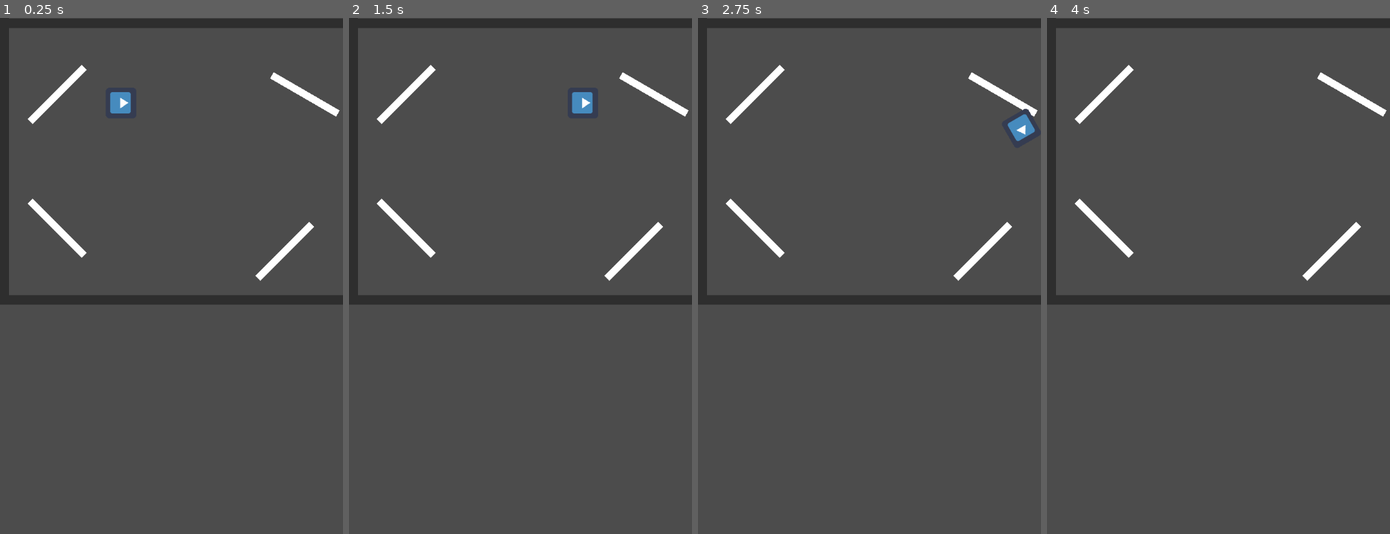
Above: before the commit, frames 1-4 (left to right).
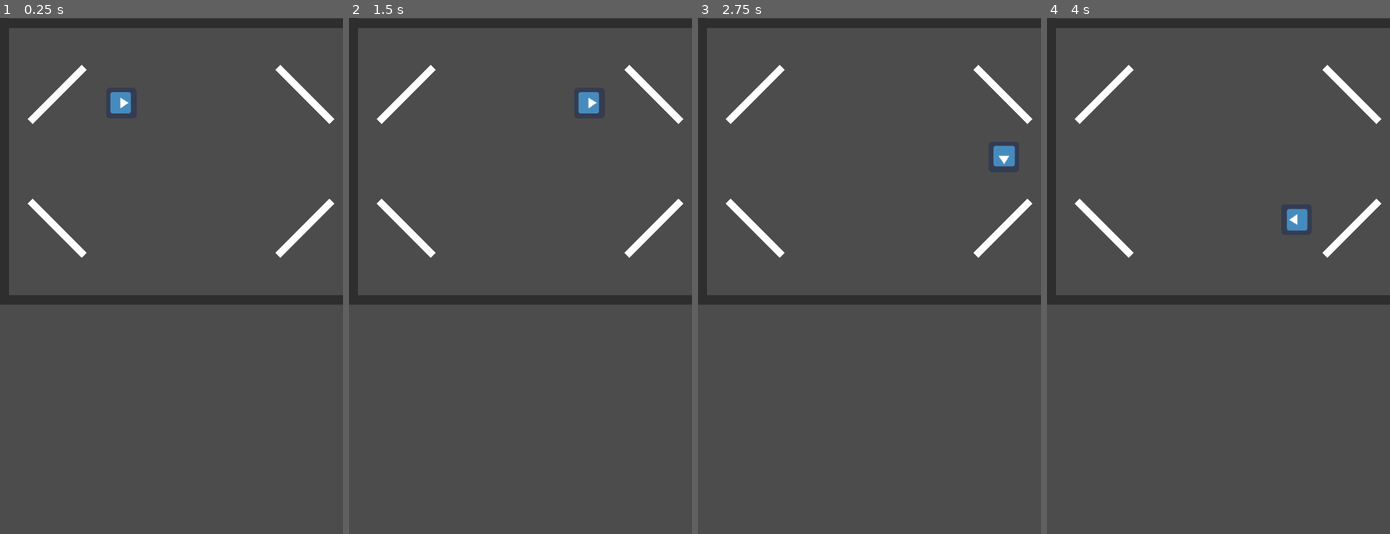
Above: after the commit, the same moments.

Repository: sangmin0212/A_Wind_Up_Toy_Roadrun
Game: Godot game, scene res://Sangmin_Test.tscn
Same seed, same stepped clock (60 frames per second), same inputs: the game is played once before the commit and once after it. The engine's default icon, where the game draws it, is replaced by a stand-in: a white triangle on a blue panel in a dark square.
Inputs:
- Up to frame 1 (0.25 s): no input
- Up to frame 2 (1.5 s): hold Up (ui_up) 0.53-1.28 s
- Up to frame 3 (2.75 s): hold Up (ui_up) from 2.03 s (still down)
- Up to frame 4 (4 s): release Up (ui_up) at 3.53 s

The runs differ from the first frame. In frame 1, 0.8% of the frame differs, in the area x 32-100%, y 9-51%; in frame 2, 1.0%; in frame 3, 1.3%, in the area x 74-100%, y 9-51%; in frame 4, 1.1%.

Commit message:
add player battery funcion
- Player's speed is full in only 10 second when game is start and player will get battery
- After 10 second, player's speed will be decreased slowly.
- If player get battery item(=charge() ), player's speed will be recovered.

Diff:
--- a/Player/Player.gd
+++ b/Player/Player.gd
@@ -9,8 +9,19 @@
 var reflect_angle = 0
 var isturn = false
 var i = 0
-# life
+# battery and life
+var is_battery_work = true
 var life = 3
+var timer
+
+func _ready():
+	# set timer. After 10 second, player's speed will be decreased
+	timer= Timer.new()
+	add_child(timer)
+	timer.connect("timeout",self,"_on_timeout")
+	timer.set_wait_time(10)
+	timer.start()
+
 
 func _physics_process(delta):
 	# player move itself
@@ -19,7 +30,6 @@
 
 	# turn the player based on reflect_angle
 	if i < 10 and isturn:
-		print(reflect_angle)
 		rotate(reflect_angle)
 		i += 1
 		if i == 10:
@@ -38,6 +48,19 @@
 		move_and_collide(reflect)
 
 	# speed will be decreased if you want to charge it, eat battery
-	# 5초 정도는 full charging으로 갈 수 있게
-	if speed > 0:
-		speed -= 0.2
+	if !is_battery_work and speed >= 0:
+		speed -= 1
+
+func charge():
+	timer.start()
+	is_battery_work = true
+	speed = 200
+
+func _on_timeout():
+	print("The battery is dead!")
+	is_battery_work = false
+
+#임시 코드 for battery charging
+func _input(event):
+	if Input.is_action_pressed("ui_up"):
+			charge()
--- a/Sangmin_Test.tscn
+++ b/Sangmin_Test.tscn
@@ -34,12 +34,12 @@
 
 [node name="Wall" parent="Walls" instance=ExtResource( 2 )]
 position = Vector2( 640, 160 )
-rotation = 0.523598
+rotation = 0.785398
 scale = Vector2( 0.8, 0.5 )
 collision_layer = 2
 
 [node name="Wall2" parent="Walls" instance=ExtResource( 2 )]
-position = Vector2( 597.574, 488.083 )
+position = Vector2( 640, 440 )
 rotation = 2.35619
 scale = Vector2( 0.8, 0.5 )
 collision_layer = 2
